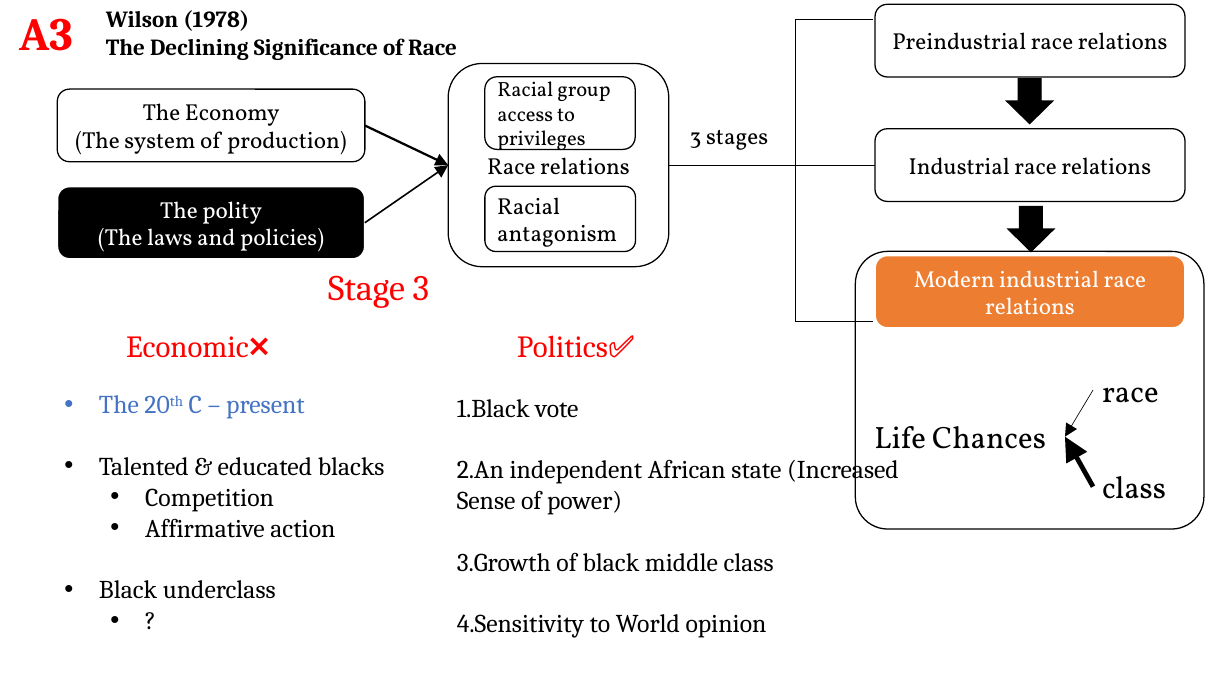
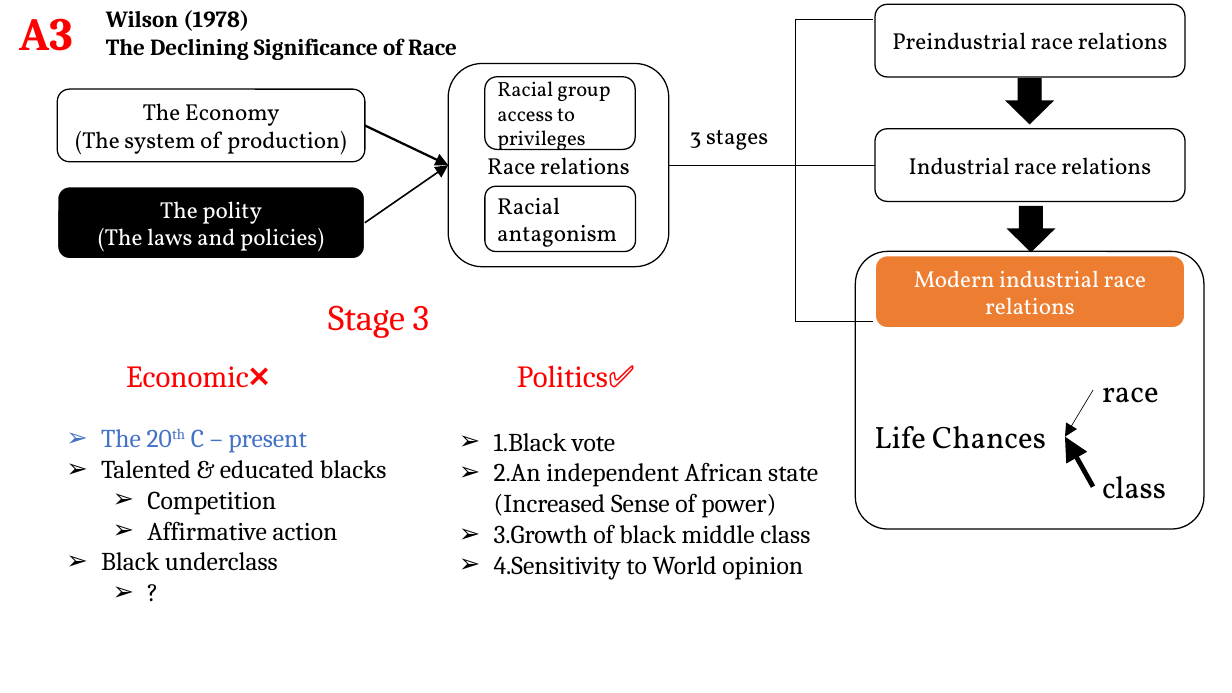
Before and after one commit to meeteliza/profile-vCard-light, a slide deck: slide 36 of assets/ppt/SSpre-ZhangWei.pptx. Drawn at 1232x693 pixels with LibreOffice and Linux fonts; fonts in the diff are those of the drawing. Boxes give left, top, right and bottom in pixels: in the first picture for what was removed or moved away, otherwise in the second. Text is boxed around its words. In the diff, an @@ line names an element or a change of style, - is before the commit and + after.

```diff
--- a/assets/ppt/SSpre-ZhangWei.pptx
+++ b/assets/ppt/SSpre-ZhangWei.pptx
@@ 3 texts: place and size @@
-3 texts at bbox=[126, 275, 635, 358]
+3 texts at bbox=[126, 305, 635, 388]
@@ text "The 20th C – present": place and size @@
-text "The 20th C – present" at bbox=[99, 395, 385, 599]
+text "The 20th C – present" at bbox=[101, 429, 387, 571]
@@ text "The 20th C – present" at bbox=[101, 429, 387, 571]: bullet • to ➢ @@
@@ text "1.Black vote": place and size @@
-text "1.Black vote" at bbox=[457, 399, 899, 638]
+text "1.Black vote" at bbox=[494, 433, 818, 579]
@@ text "1.Black vote" at bbox=[494, 433, 818, 579]: bullet none to ➢ @@
```
Also in this commit, not shown: 2 other slides changed, 8 other files.
